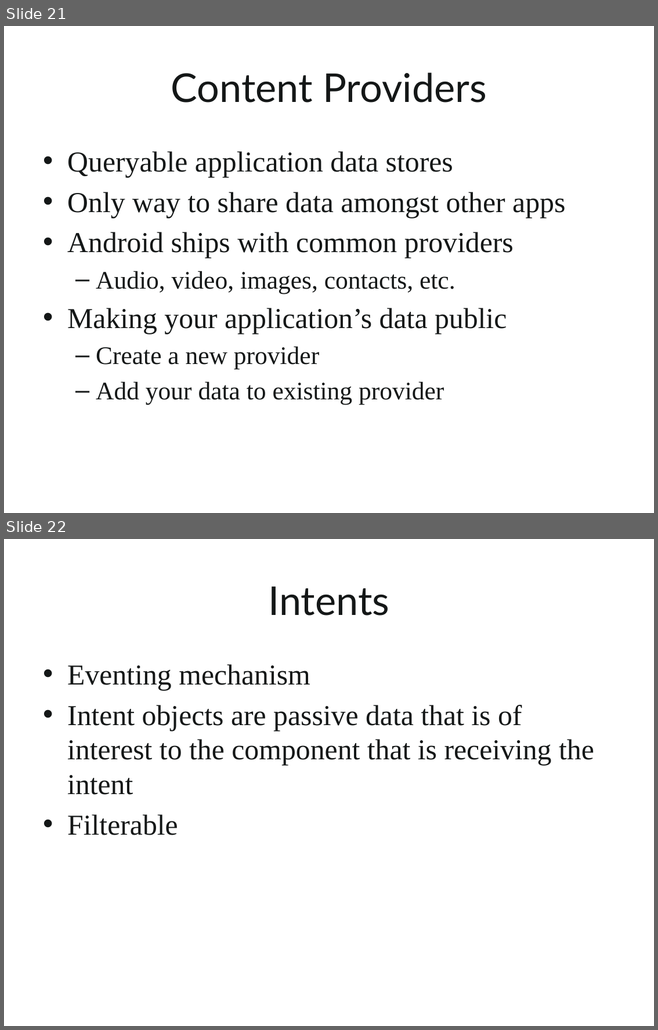
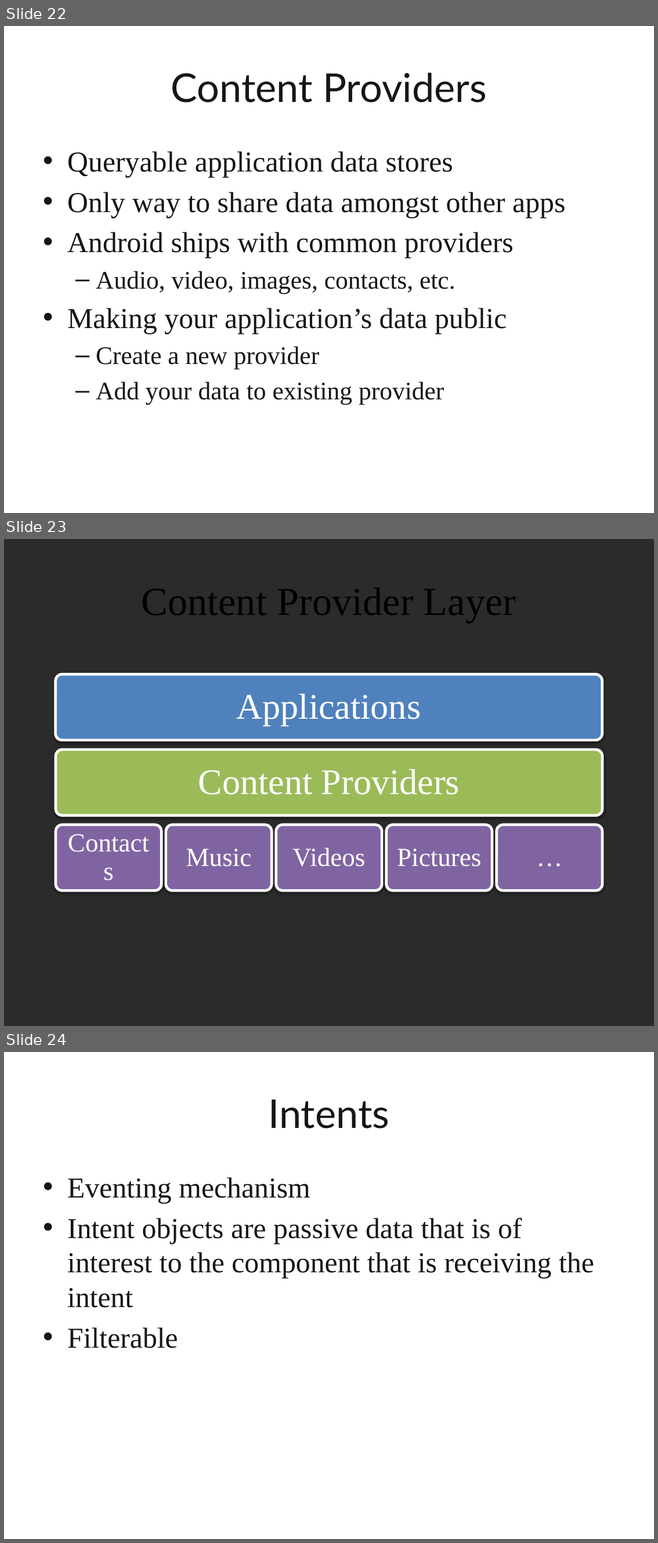
Before and after one commit to kevinmcmahon/MonoDroid101, a slide deck: slides/Monodroid101.pptx. Shown one above the other, each under a label of ours: slides 21 and 22 before the commit, slides 22, 23 and 24 after it. The pictures are 658x1030 and 658x1543 pixels, drawn with LibreOffice and Linux fonts; fonts in the diff are those of the drawing; background and template pictures are left out; a plain dark background stands for a picture behind light text. Boxes give left, top, right and bottom in pixels: in the first picture for what was removed or moved away, otherwise in the second. Text is boxed around its words. In the diff, an @@ line names an element or a change of style, - is before the commit and + after.

```diff
--- a/slides/Monodroid101.pptx
+++ b/slides/Monodroid101.pptx
@@ slide 23 added at (4,539,654,1026), background picture (left out) @@
@@ title added at (141,588,516,623), 44 pt, text #000000 @@
+Content Provider Layer
@@ group added at (55,674,603,890): 7 rounded rectangles, 7 texts @@
+Applications
+Content Providers
+Contacts
+Music
+Videos
+Pictures
+…
@@ what was slide 21 is now slide 22 @@
@@ what was slide 22 is now slide 24 @@
```
Also in this commit, not shown: 9 slides changed, 1 other slide added.
